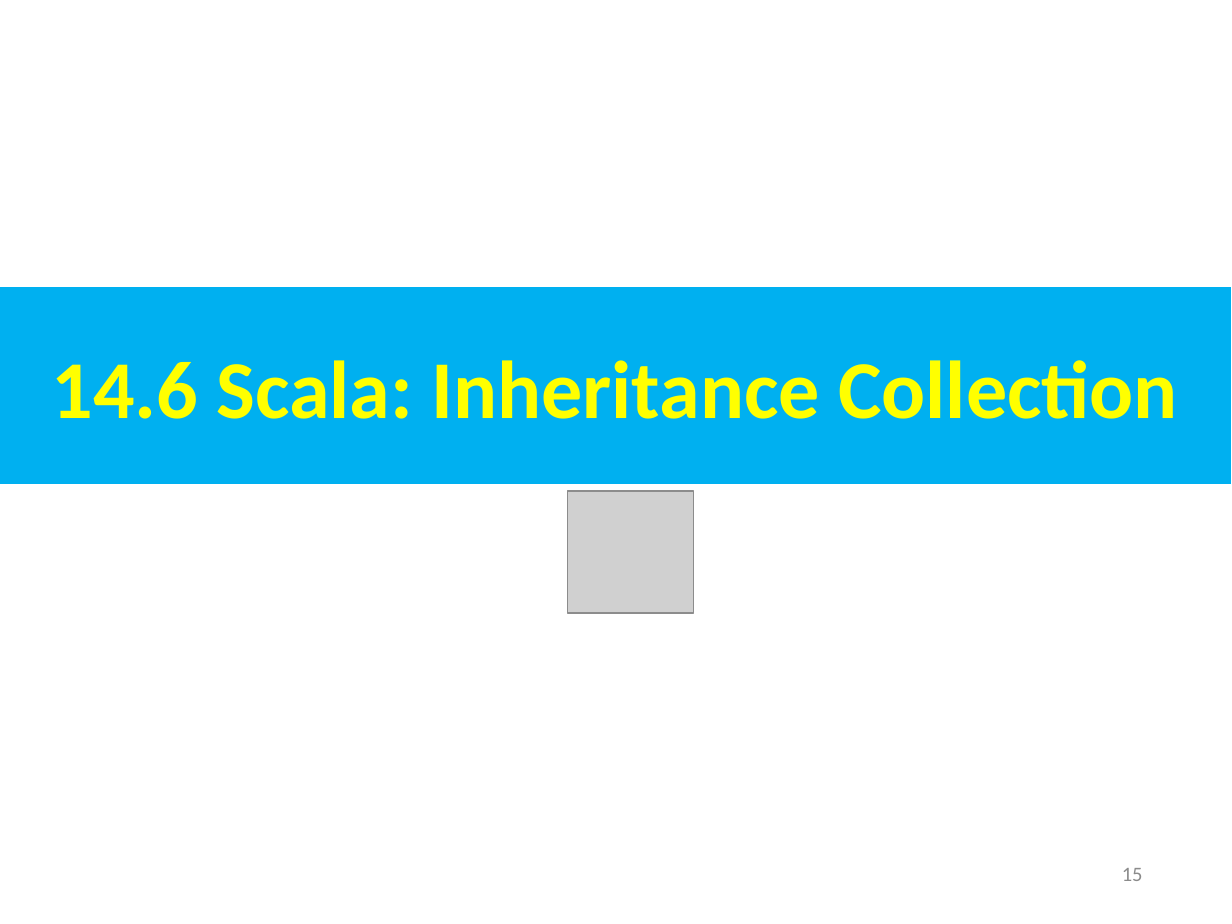
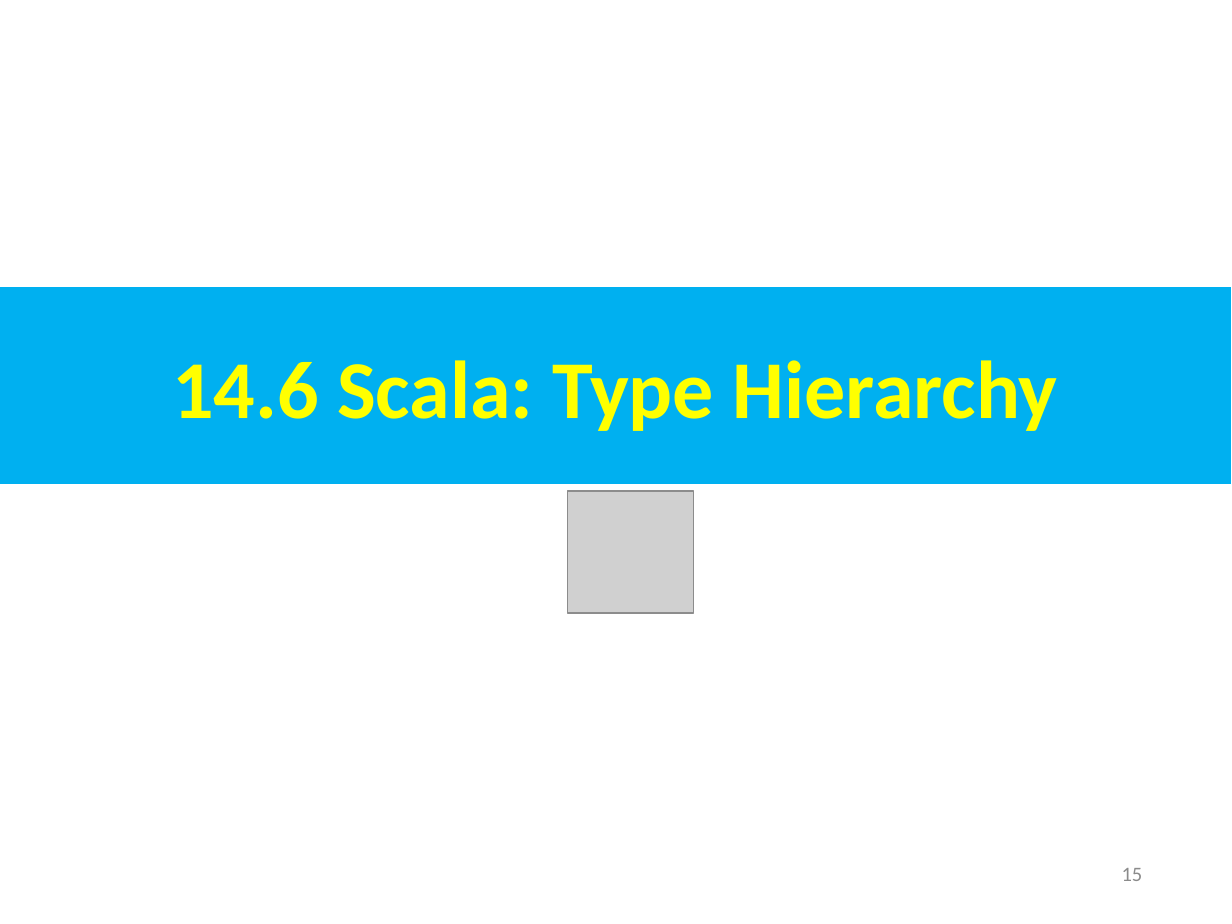
Before and after one commit to peterhchen/AIU_CS800_Chisel, a slide deck: slide 15 of 500_UCSC_HWD/014_Inherit/000_Video/014.Inherit.ppt. Drawn at 1232x924 pixels with LibreOffice and Linux fonts; fonts in the diff are those of the drawing; grey boxes stand for pictures. Boxes give left, top, right and bottom in pixels: in the first picture for what was removed or moved away, otherwise in the second. Text is boxed around its words. In the diff, an @@ line names an element or a change of style, - is before the commit and + after.

```diff
--- a/500_UCSC_HWD/014_Inherit/000_Video/014.Inherit.ppt
+++ b/500_UCSC_HWD/014_Inherit/000_Video/014.Inherit.ppt
@@ text in rectangle at box(172, 360, 1058, 431): text changed @@
-14.6 Scala: Inheritance Collection
+14.6 Scala: Type Hierarchy
```
Also in this commit, not shown: 3 other slides changed, 14 slides added, 1 slide removed.
